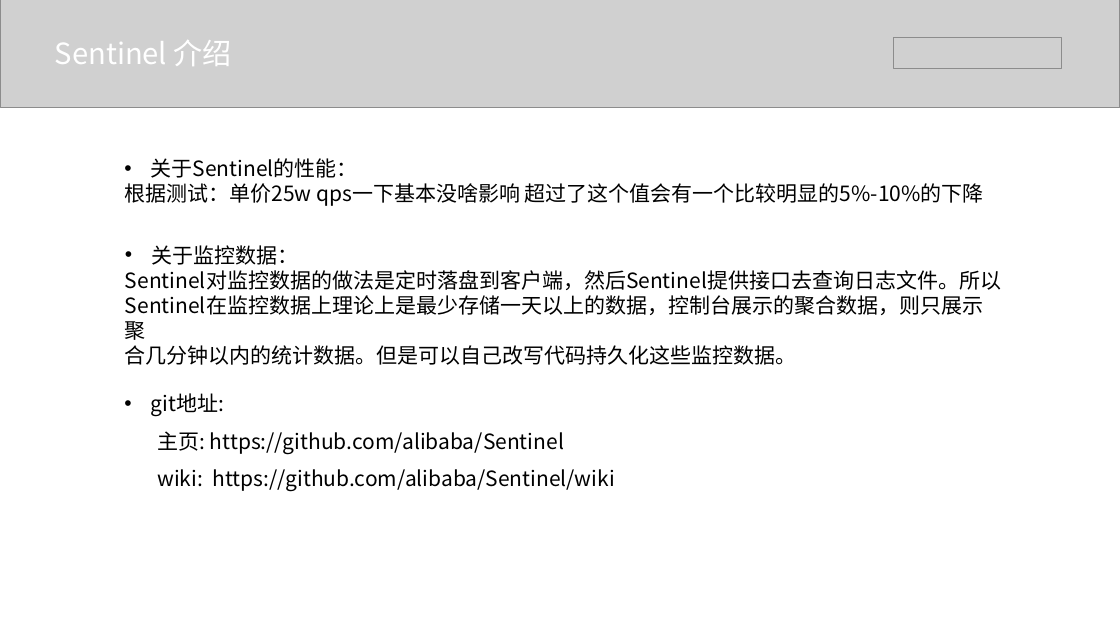
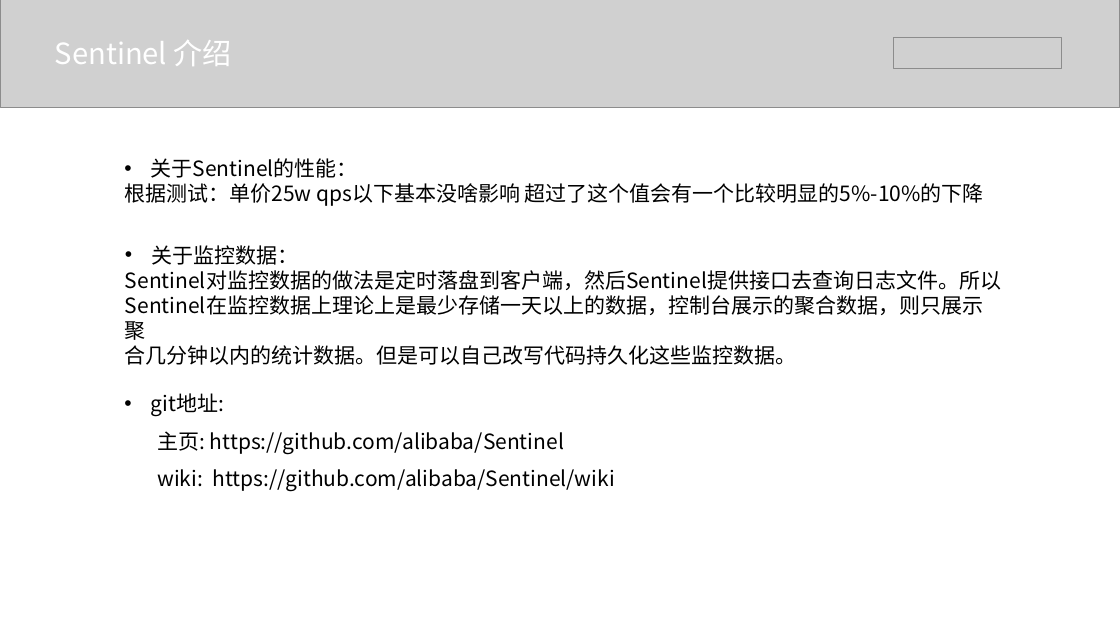
Before and after one commit to BraveMing/transfer-station, a slide deck: slide 3 of Sentinel基本原理.pptx. Drawn at 1120x630 pixels with LibreOffice and Linux fonts; fonts in the diff are those of the drawing; grey boxes stand for pictures. Boxes give left, top, right and bottom in pixels: in the first picture for what was removed or moved away, otherwise in the second. Text is boxed around its words. In the diff, an @@ line names an element or a change of style, - is before the commit and + after.

```diff
--- a/Sentinel基本原理.pptx
+++ b/Sentinel基本原理.pptx
@@ text at bbox=[124, 183, 984, 206]: text changed @@
-根据测试：单价25w qps一下基本没啥影响 超过了这个值会有一个比较明显的5%-10%的下降
+根据测试：单价25w qps以下基本没啥影响 超过了这个值会有一个比较明显的5%-10%的下降
```
Also in this commit, not shown: 2 other slides changed.
